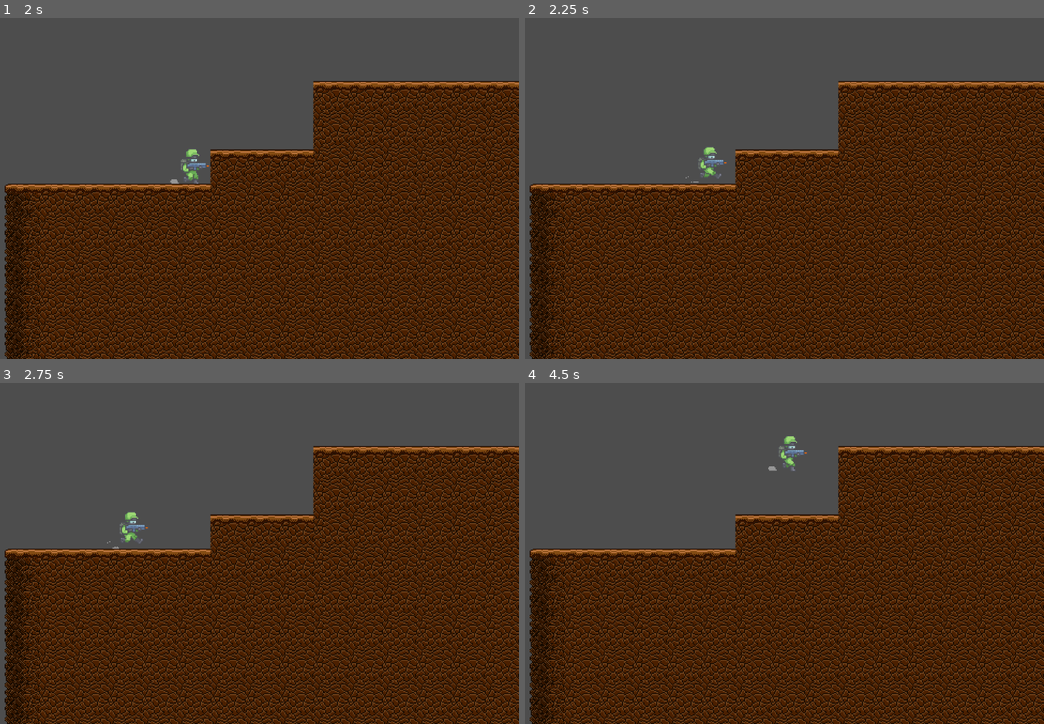
Above: before the commit, frames 1-4 (two rows, left to right).
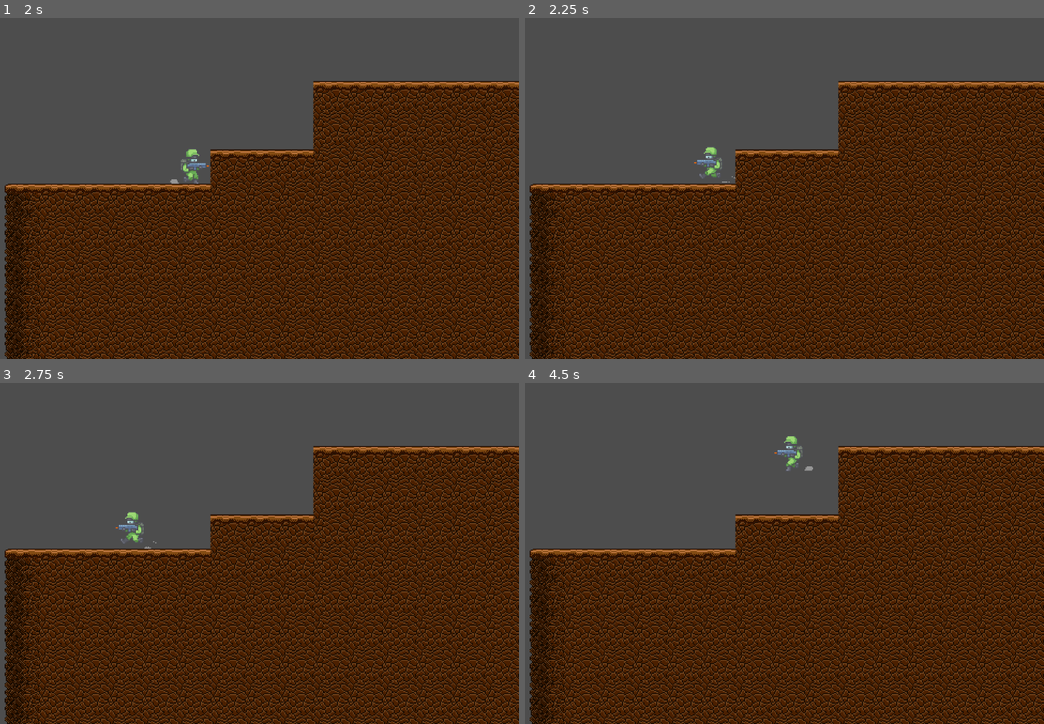
Above: after the commit, the same moments.

Repository: code-rizzard/TeamGunner
Game: Godot game, scene res://main.tscn
Same seed, same stepped clock (60 frames per second), same inputs: the game is played once before the commit and once after it.
Inputs:
- Up to frame 1 (2 s): tap Enter at 0.5 s; hold D (move_right) from 0.53 s (still down); tap Space (jump) at 0.77, 1.52 s
- Up to frame 2 (2.25 s): release D (move_right) at 2.03 s; hold A (move_left) from 2.03 s (still down)
- Up to frame 3 (2.75 s): keep holding A (move_left)
- Up to frame 4 (4.5 s): release A (move_left) at 2.78 s; hold D (move_right) 2.78-4.28 s; tap Space (jump) at 3.02, 3.77 s; hold A (move_left) from 4.28 s (still down)

Frame 1 is identical in both runs. In frame 2, 0.2% of the frame differs, in the area x 30-41%, y 37-49%; in frame 3, 0.2%; in frame 4, 0.2%, in the area x 46-56%, y 15-26%.

Commit message:
Changed direction of sprite based on input_direction

Diff:
--- a/src/mobs/player/Player.gd
+++ b/src/mobs/player/Player.gd
@@ -31,6 +31,8 @@
 
 func _process(_delta):
 	input_direction = Input.get_axis("move_left", "move_right")
+	if input_direction != 0:
+		anim_player.flip_h = true if input_direction == -1 else false
 
 
 
